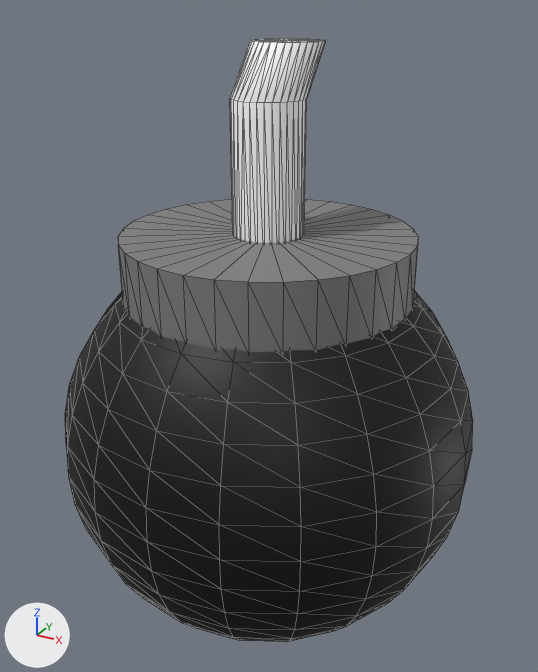
Before and after pictures for a commit that changed the FBX model Assets/Model/Bomb.fbx.
Before and after are seen from a 50 mm lens placed at (0.00474, -0.00859, 0.00871), pointed at (-0.00004, 0.00008, 0.00437). Every picture has the same lights, and +X, +Y and +Z are marked at lower left. Mesh edges are drawn as thin lines. Where no turn or scale is listed for an object, it has been applied to the vertices.
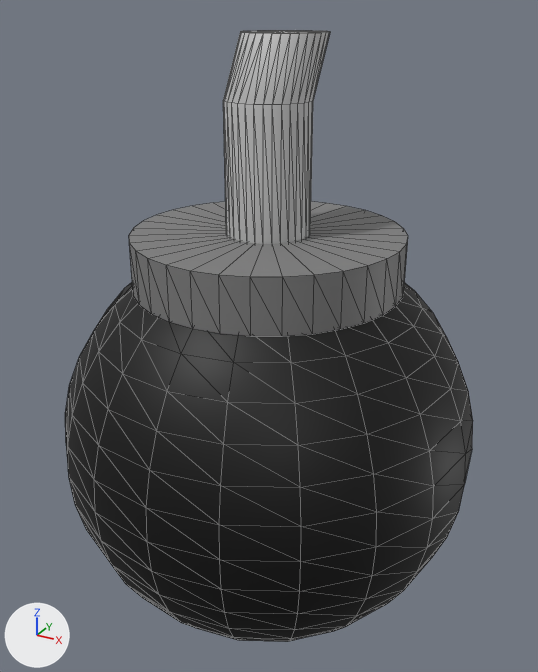
The newer file is also rescaled (x1.004), turned or shifted as a whole; pictures and numbers use the older file's frame.

The change, as a diff of the scene's bpy script:
```diff
--- a/Assets/Model/Bomb.fbx.py
+++ b/Assets/Model/Bomb.fbx.py
@@ mat_lambert5 @@
+mat_lambert5 = principled_material('lambert5')
+mat_lambert5.base_color = (0.54, 0.54, 0.54)  # light grey #c2c2c2
@@ me_mesh @@
 # used by ob_psphere5; location = (0.0, 0.0, 0.00411)
-me_mesh.from_pydata(...)  # 546 vertices, 1080 faces; spans x -0.003..0.003, y -0.003..0.003, z -0.00423..0.00423
+me_mesh.from_pydata(...)  # 546 vertices, 1080 faces; spans x -0.003..0.003, y -0.003..0.003, z -0.00423..0.00434
+# me_mesh part 1: a new loose piece, a 32-sided cylinder along z spanning x -0.00186..0.00186, y -0.00186..0.00186, z 0.00111..0.00184, in mat_phong2 (grey #7e7e7e)
+# me_mesh part 2: the loose piece of 98 vertices spanning x -0.00048..0.00048, y -0.00048..0.001, z 0.00122..0.00423 is rebuilt with 98 vertices and now spans x -0.00057..0.00057, y -0.00057..0.00101, z 0.00181..0.00434, in mat_lambert5 (light grey #c2c2c2)
+# me_mesh part 3: the loose piece of 66 vertices spanning x -0.002..0.002, y -0.002..0.002, z 0.00094..0.00183 is deleted
 me_mesh.materials.append(mat_phong1)
 me_mesh.materials.append(mat_phong2)
-me_mesh.materials.append(mat_standardsurface1)  # white #ffffff
+me_mesh.materials.append(mat_lambert5)  # light grey #c2c2c2
```

Pixel boxes (x1, y1, x2, y2) of what changed, in the pictures (538 x 672 px):
'pSphere5', reshaped: before (65, 39, 473, 642); after (65, 30, 473, 642)
part 1 of me_mesh, added: after (129, 201, 408, 336)
part 2 of me_mesh, rebuilt: before (230, 39, 326, 243); after (223, 30, 330, 244)
part 3 of me_mesh, deleted: before (118, 199, 419, 352)
